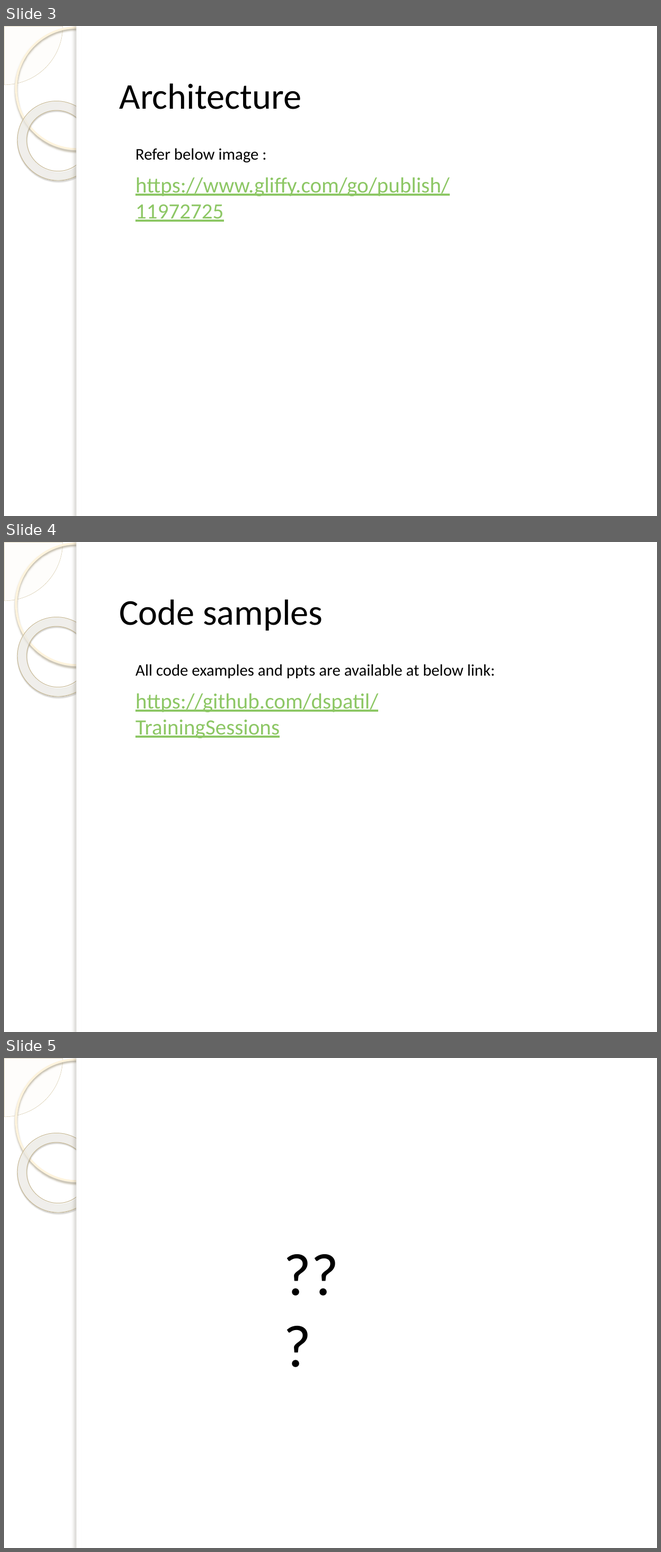
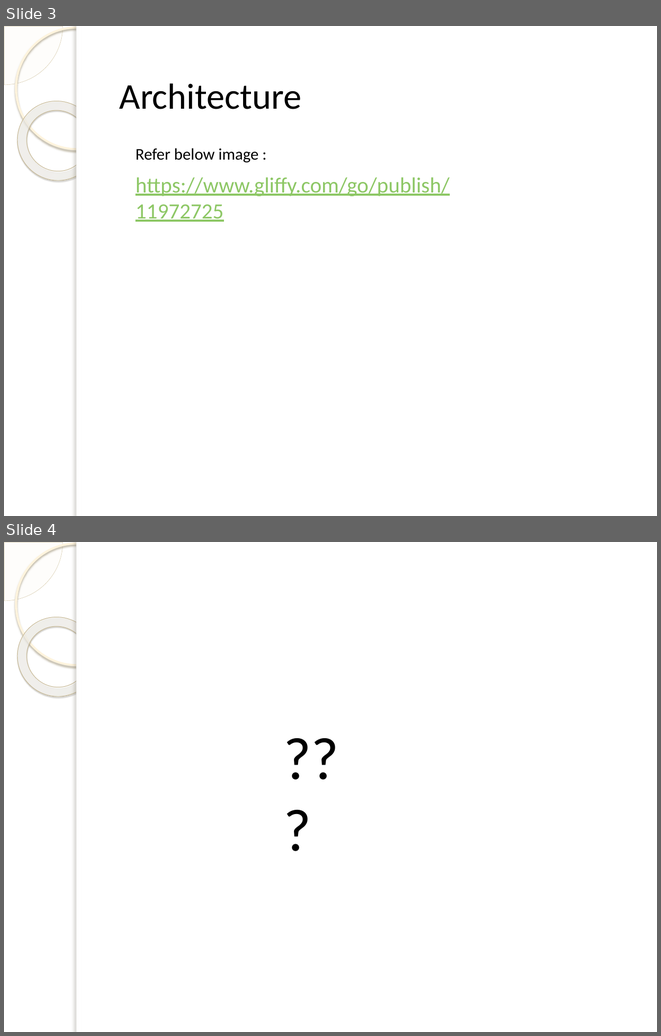
Before and after one commit to dspatil/TrainingSessions, a slide deck: Session_3/Terraform_Handson_Lab.pptx. Shown one above the other, each under a label of ours: slides 3, 4 and 5 before the commit, slides 3 and 4 after it. The pictures are 661x1552 and 661x1036 pixels, drawn with LibreOffice and Linux fonts; fonts in the diff are those of the drawing; background and template pictures are left out. Boxes give left, top, right and bottom in pixels: in the first picture for what was removed or moved away, otherwise in the second. Text is boxed around its words. In the diff, an @@ line names an element or a change of style, - is before the commit and + after.

Commit message:
updated

```diff
--- a/Session_3/Terraform_Handson_Lab.pptx
+++ b/Session_3/Terraform_Handson_Lab.pptx
@@ slide 4 removed at [4,542,657,1032], background picture (left out); not listed: 5 template elements that a slide beside it also shows @@
@@ text removed at [119,599,323,631] @@
-Code samples
@@ text removed at [135,664,495,678] @@
-All code examples and ppts are available at below link:
@@ text removed at [135,693,378,738] @@
-https://github.com/dspatil/TrainingSessions
@@ what was slide 5 is now slide 4 @@
```
